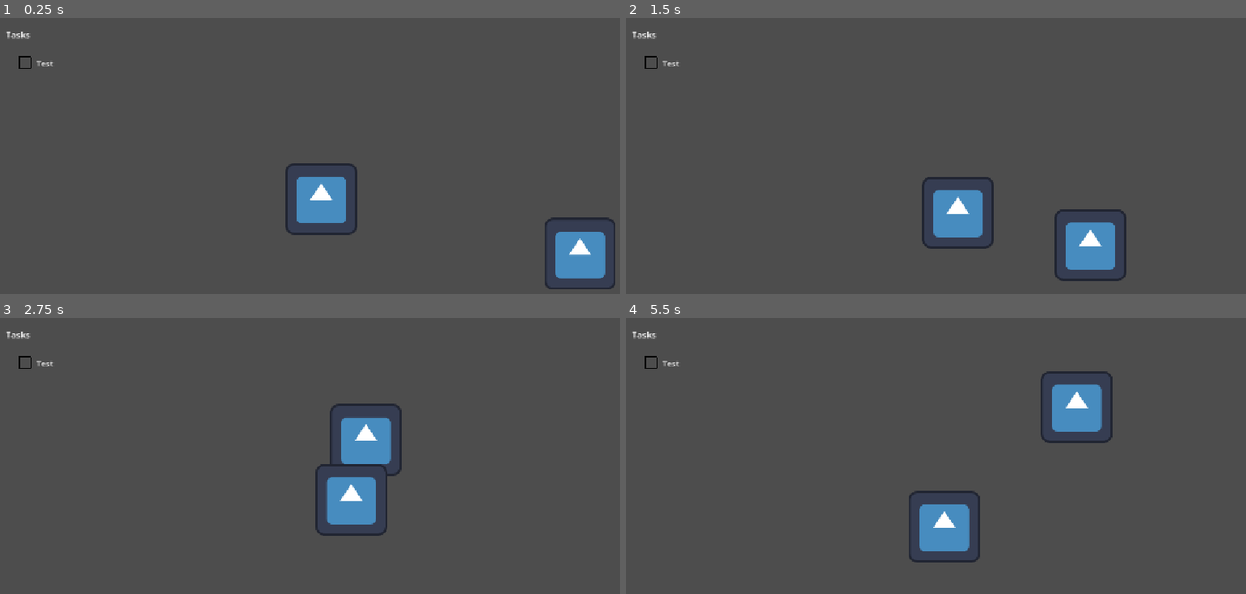
Above: before the commit, frames 1-4 (two rows, left to right).
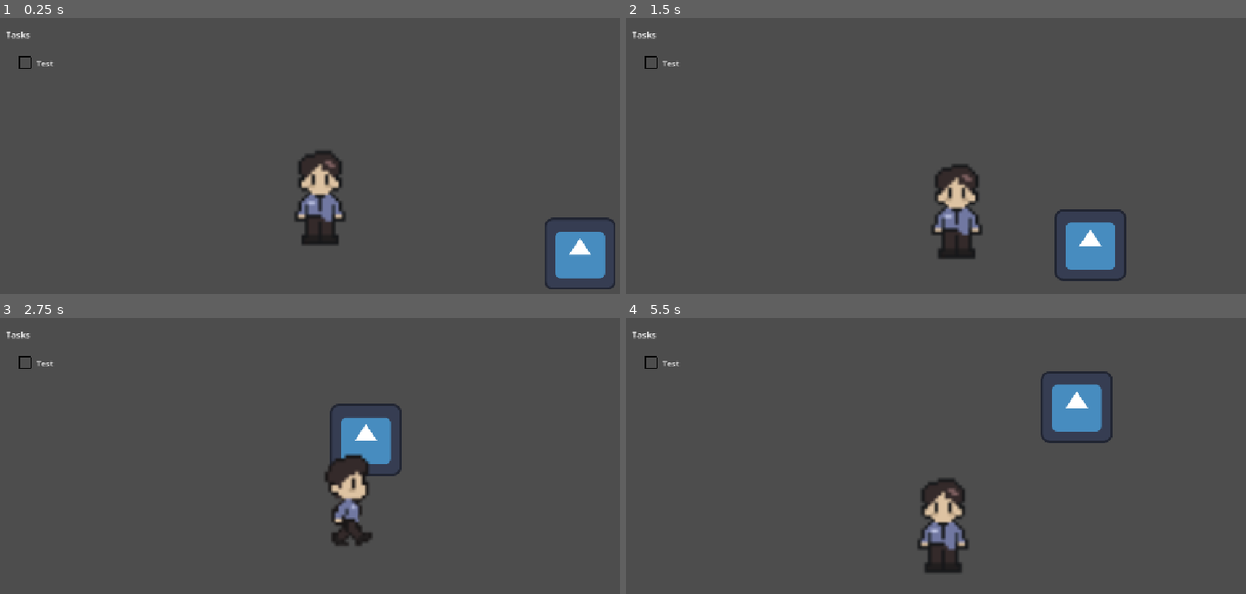
Above: after the commit, the same moments.

Repository: CaueAnjos/Ordinary
Game: Godot game, scene res://scenes/maps/testmap.tscn
Same seed, same stepped clock (60 frames per second), same inputs: the game is played once before the commit and once after it. The engine's default icon, where the game draws it, is replaced by a stand-in: a white triangle on a blue panel in a dark square.
Inputs:
- Up to frame 1 (0.25 s): no input
- Up to frame 2 (1.5 s): tap Enter at 0.5 s; hold D (MoveRight) 0.53-1.28 s; hold E (Interact) 0.53-1.28 s; hold S (MoveBackward) from 1.28 s (still down); tap W (MoveFoward) at 1.35 s
- Up to frame 3 (2.75 s): release S (MoveBackward) at 2.03 s; hold D (MoveRight) from 2.03 s (still down); hold E (Interact) from 2.03 s (still down)
- Up to frame 4 (5.5 s): release E (Interact) at 2.78 s; tap W (MoveFoward) at 2.85, 4.35 s; release D (MoveRight) at 3.53 s; hold E (Interact) 3.53-4.28 s; hold A (MoveLeft) 3.53-5.03 s; hold S (MoveBackward) from 5.03 s (still down); hold E (Interact) from 5.03 s (still down)

The runs differ from the first frame. In frame 1, 2.5% of the frame differs, in the area x 46-58%, y 47-83%; in frame 2, 2.6%, in the area x 47-60%, y 52-88%; in frame 3, 2.4%; in frame 4, 2.6%.

Commit message:
feat: add player animations

Diff:
--- a/src/Ordinary/scenes/Player.tscn
+++ b/src/Ordinary/scenes/Player.tscn
@@ -1,20 +1,196 @@
 [gd_scene format=3 uid="uid://d1h8ctuv6ox3a"]
 
-[ext_resource type="Texture2D" uid="uid://d12qp7pbvcmu2" path="res://icon.svg" id="1_p0vlq"]
 [ext_resource type="Script" uid="uid://def67ta4mv6df" path="res://scripts/player.gd" id="1_v6fml"]
+[ext_resource type="Texture2D" uid="uid://bvgco6hnbd6qv" path="res://assets/Player/player.png" id="2_v6fml"]
+
+[sub_resource type="Animation" id="Animation_cw2d6"]
+resource_name = "PlayerIdle_down"
+length = 0.7
+loop_mode = 1
+step = 0.175
+tracks/0/type = "value"
+tracks/0/imported = false
+tracks/0/enabled = true
+tracks/0/path = NodePath("Sprite2D:frame")
+tracks/0/interp = 1
+tracks/0/loop_wrap = true
+tracks/0/keys = {
+"times": PackedFloat32Array(0),
+"transitions": PackedFloat32Array(1),
+"update": 1,
+"values": [0]
+}
+
+[sub_resource type="Animation" id="Animation_6eyey"]
+resource_name = "PlayerIdle_left"
+length = 0.7
+step = 0.175
+tracks/0/type = "value"
+tracks/0/imported = false
+tracks/0/enabled = true
+tracks/0/path = NodePath("Sprite2D:frame")
+tracks/0/interp = 1
+tracks/0/loop_wrap = true
+tracks/0/keys = {
+"times": PackedFloat32Array(0),
+"transitions": PackedFloat32Array(1),
+"update": 1,
+"values": [12]
+}
+
+[sub_resource type="Animation" id="Animation_bruh7"]
+resource_name = "PlayerIdle_right"
+length = 0.7
+loop_mode = 1
+step = 0.175
+tracks/0/type = "value"
+tracks/0/imported = false
+tracks/0/enabled = true
+tracks/0/path = NodePath("Sprite2D:frame")
+tracks/0/interp = 1
+tracks/0/loop_wrap = true
+tracks/0/keys = {
+"times": PackedFloat32Array(0),
+"transitions": PackedFloat32Array(1),
+"update": 1,
+"values": [8]
+}
+
+[sub_resource type="Animation" id="Animation_khinc"]
+resource_name = "PlayerIdle_up"
+length = 0.7
+loop_mode = 1
+step = 0.175
+tracks/0/type = "value"
+tracks/0/imported = false
+tracks/0/enabled = true
+tracks/0/path = NodePath("Sprite2D:frame")
+tracks/0/interp = 1
+tracks/0/loop_wrap = true
+tracks/0/keys = {
+"times": PackedFloat32Array(0),
+"transitions": PackedFloat32Array(1),
+"update": 1,
+"values": [4]
+}
+
+[sub_resource type="Animation" id="Animation_v6fml"]
+resource_name = "PlayerWalk_down"
+length = 0.7
+loop_mode = 1
+step = 0.175
+tracks/0/type = "value"
+tracks/0/imported = false
+tracks/0/enabled = true
+tracks/0/path = NodePath("Sprite2D:frame")
+tracks/0/interp = 1
+tracks/0/loop_wrap = true
+tracks/0/keys = {
+"times": PackedFloat32Array(0, 0.175, 0.35, 0.525),
+"transitions": PackedFloat32Array(1, 1, 1, 1),
+"update": 1,
+"values": [0, 1, 2, 3]
+}
+
+[sub_resource type="Animation" id="Animation_qu4a1"]
+resource_name = "PlayerWalk_left"
+length = 0.7
+loop_mode = 1
+step = 0.175
+tracks/0/type = "value"
+tracks/0/imported = false
+tracks/0/enabled = true
+tracks/0/path = NodePath("Sprite2D:frame")
+tracks/0/interp = 1
+tracks/0/loop_wrap = true
+tracks/0/keys = {
+"times": PackedFloat32Array(0, 0.175, 0.35, 0.525),
+"transitions": PackedFloat32Array(1, 1, 1, 1),
+"update": 1,
+"values": [12, 13, 14, 15]
+}
+
+[sub_resource type="Animation" id="Animation_70d11"]
+resource_name = "PlayerWalk_right"
+length = 0.7
+loop_mode = 1
+step = 0.175
+tracks/0/type = "value"
+tracks/0/imported = false
+tracks/0/enabled = true
+tracks/0/path = NodePath("Sprite2D:frame")
+tracks/0/interp = 1
+tracks/0/loop_wrap = true
+tracks/0/keys = {
+"times": PackedFloat32Array(0, 0.175, 0.35, 0.525),
+"transitions": PackedFloat32Array(1, 1, 1, 1),
+"update": 1,
+"values": [8, 9, 10, 11]
+}
+
+[sub_resource type="Animation" id="Animation_mdl7e"]
+resource_name = "PlayerWalk_up"
+length = 0.7
+loop_mode = 1
+step = 0.175
+tracks/0/type = "value"
+tracks/0/imported = false
+tracks/0/enabled = true
+tracks/0/path = NodePath("Sprite2D:frame")
+tracks/0/interp = 1
+tracks/0/loop_wrap = true
+tracks/0/keys = {
+"times": PackedFloat32Array(0, 0.175, 0.35, 0.525),
+"transitions": PackedFloat32Array(1, 1, 1, 1),
+"update": 1,
+"values": [4, 5, 6, 7]
+}
+
+[sub_resource type="Animation" id="Animation_3li8b"]
+length = 0.001
+tracks/0/type = "value"
+tracks/0/imported = false
+tracks/0/enabled = true
+tracks/0/path = NodePath("Sprite2D:frame")
+tracks/0/interp = 1
+tracks/0/loop_wrap = true
+tracks/0/keys = {
+"times": PackedFloat32Array(0),
+"transitions": PackedFloat32Array(1),
+"update": 1,
+"values": [0]
+}
+
+[sub_resource type="AnimationLibrary" id="AnimationLibrary_mdl7e"]
+_data = {
+&"PlayerIdle_down": SubResource("Animation_cw2d6"),
+&"PlayerIdle_left": SubResource("Animation_6eyey"),
+&"PlayerIdle_right": SubResource("Animation_bruh7"),
+&"PlayerIdle_up": SubResource("Animation_khinc"),
+&"PlayerWalk_down": SubResource("Animation_v6fml"),
+&"PlayerWalk_left": SubResource("Animation_qu4a1"),
+&"PlayerWalk_right": SubResource("Animation_70d11"),
+&"PlayerWalk_up": SubResource("Animation_mdl7e"),
+&"RESET": SubResource("Animation_3li8b")
+}
 
 [sub_resource type="RectangleShape2D" id="RectangleShape2D_5q5h1"]
-size = Vector2(48.217216, 20)
+size = Vector2(23.316914, 23.333334)
 
 [node name="Player" type="CharacterBody2D" unique_id=26199935 groups=["Player"]]
 script = ExtResource("1_v6fml")
 
 [node name="Sprite2D" type="Sprite2D" parent="." unique_id=39809143]
-texture = ExtResource("1_p0vlq")
+position = Vector2(1.0000153, -2)
+scale = Vector2(6, 6)
+texture = ExtResource("2_v6fml")
+hframes = 4
+vframes = 4
 
 [node name="AnimationPlayer" type="AnimationPlayer" parent="." unique_id=397086161]
+libraries/ = SubResource("AnimationLibrary_mdl7e")
 
 [node name="CollisionShape2D" type="CollisionShape2D" parent="." unique_id=139969333]
-position = Vector2(0, 60)
+position = Vector2(-2.500001, 64.5)
 scale = Vector2(3.045, 1.5)
 shape = SubResource("RectangleShape2D_5q5h1")
--- a/src/Ordinary/scripts/player.gd
+++ b/src/Ordinary/scripts/player.gd
@@ -2,9 +2,18 @@
 class_name Player
 
 @onready var sprite: Sprite2D = $Sprite2D
+@onready var animation: AnimationPlayer = $AnimationPlayer
 
 const SPEED := 300.0
 var input_enabled := true
+var last_direction := "down"  # remembers facing for idle animation
+
+const DIRECTIONS := {
+	"down": Vector2.DOWN,
+	"up": Vector2.UP,
+	"left": Vector2.LEFT,
+	"right": Vector2.RIGHT,
+}
 
 func enable_input(enable: bool) -> void:
 	input_enabled = enable
@@ -18,11 +27,26 @@
 		var direction_y := Input.get_axis("MoveFoward", "MoveBackward")
 		direction = Vector2(direction_x, direction_y).normalized()
 
-	if direction.x > 0:
-		sprite.flip_h = false
-	else:
-		sprite.flip_h = true
+	_update_animation(direction)
 
 	velocity = direction * SPEED
 	GameState.player_position = position
 	move_and_slide()
+
+
+func _update_animation(direction: Vector2) -> void:
+	if direction == Vector2.ZERO:
+		animation.play("PlayerIdle_" + last_direction)
+		return
+
+	var best_dot := -INF
+	var best_name := last_direction
+
+	for dir_name in DIRECTIONS:
+		var dot := direction.dot(DIRECTIONS[dir_name])
+		if dot > best_dot:
+			best_dot = dot
+			best_name = dir_name
+
+	last_direction = best_name
+	animation.play("PlayerWalk_" + best_name)
Binary file added: src/Ordinary/assets/Player/player.png
Not shown, added: src/Ordinary/assets/Player/player.png.import
